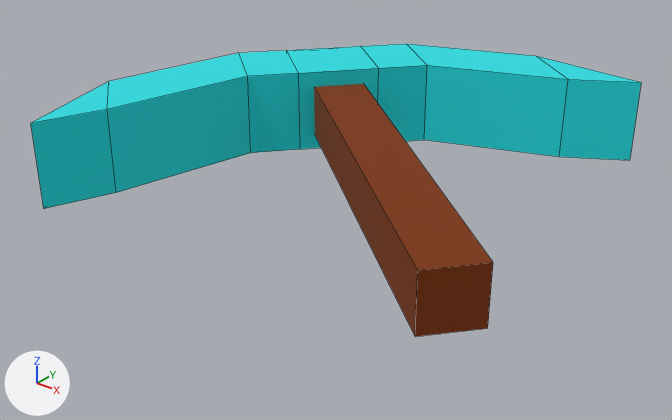
The Blender file Assets/Models/MapObject/PickAxe.blend as it was, and as the next commit left it.
Both versions are drawn from a camera (50 mm lens) standing at (0.945, -1.278, 0.223) and looking at (0.005, -0.103, -0.506). The lights are fixed; the arrows at lower left show +X, +Y and +Z. Mesh edges are drawn as thin lines.

In view in the first picture: 'PickAxe_1', 'PickAxe_2'.
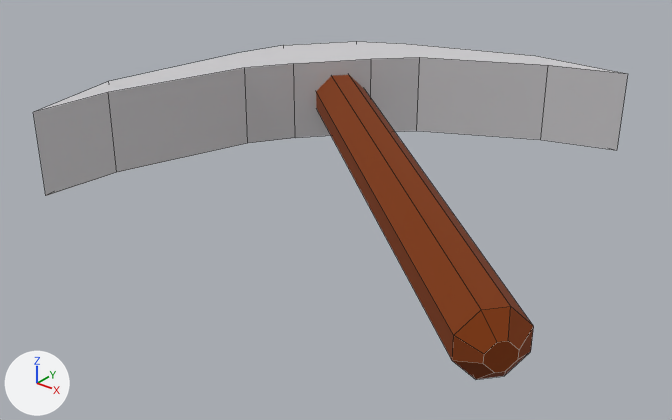
The change, as a diff of the scene's bpy script:
```diff
--- a/Assets/Models/MapObject/PickAxe.blend.py
+++ b/Assets/Models/MapObject/PickAxe.blend.py
@@ mat_mat_2_001 @@
+mat_mat_2_001 = principled_material('Mat_2.001')
+mat_mat_2_001.base_color = (0.64, 0.631, 0.65)  # light grey #d1d0d3
+mat_mat_2_001.roughness = 1.0
+mat_mat_2_001.specular_ior_level = 1.0
@@ me_pickaxe_1 @@
 # used by ob_pickaxe_1; location = (0.0, 0.0, 0.0)
-me_pickaxe_1.from_pydata(...)  # 8 vertices, 6 faces; spans x -0.382..0.448, y -0.411..0.309, z -0.46..-0.36
+me_pickaxe_1.from_pydata(...)  # 32 vertices, 26 faces; spans x -0.371..0.542, y -0.486..0.298, z -0.46..-0.36
+# me_pickaxe_1 part 3: the whole mesh is rebuilt
 me_pickaxe_1.materials.append(mat_mat_1)
@@ me_pickaxe_2 @@
 # used by ob_pickaxe_2; location = (0.0, 0.0, 0.0)
-me_pickaxe_2.from_pydata(...)  # 28 vertices, 28 faces; spans x -0.454..0.338, y -0.447..0.439, z -0.49..-0.33
+me_pickaxe_2.from_pydata(...)  # 28 vertices, 16 faces; spans x -0.454..0.296, y -0.412..0.441, z -0.49..-0.33
+# me_pickaxe_2 part 1
+# 14 faces are deleted
+# 6 vertices in x -0.271..0.338, y -0.031..0.406, z -0.49..-0.33 move by (-0.042, 0.035, 0.0)
+# 4 vertices in x -0.329..-0.226, y 0.148..0.271, z -0.49..-0.33 move by (-0.03, 0.025, 0.0)
+# 10 vertices move from x -0.378..0.221, y -0.447..0.336, z -0.49..-0.33 to x -0.419..0.149, y -0.412..0.397, z -0.49..-0.33
+# 2 new faces join them
+# me_pickaxe_2 part 2: 14 faces spanning x -0.454..0.296, y -0.412..0.441, z -0.49..-0.33 switch from mat_mat_2 (cyan #00e1e7) to mat_mat_2_001 (light grey #d1d0d3)
@@ ob_pickaxe_1 @@
 ob_pickaxe_1 = bpy.data.objects.new('PickAxe_1', me_pickaxe_1)
-ob_pickaxe_1.location = (0.0, 0.0, 0.0)
+ob_pickaxe_1.location = (0.0, 0.02, 0.0)
```

What differs and where, as boxes [x1, y1, x2, y2] in the pictures (672 x 420 px):
'PickAxe_2', reshaped (6% shorter)
    before: [31, 44, 641, 209]
    after: [33, 41, 628, 196]
'PickAxe_1', reshaped, moved (22% wider, 20% taller)
    before: [314, 84, 493, 337]
    after: [316, 75, 534, 379]
part 1 of me_pickaxe_2, cut back
    before: [32, 44, 638, 123]
    after: [35, 41, 626, 112]
part 2 of me_pickaxe_2, recoloured
    before: [31, 65, 641, 209]
    after: [33, 58, 628, 196]
